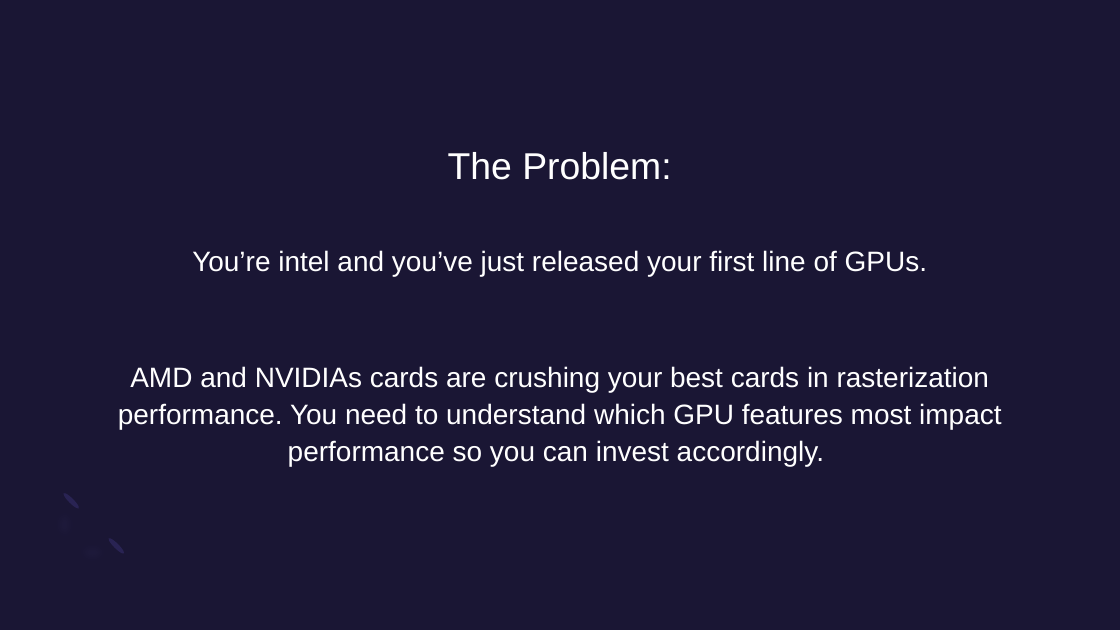
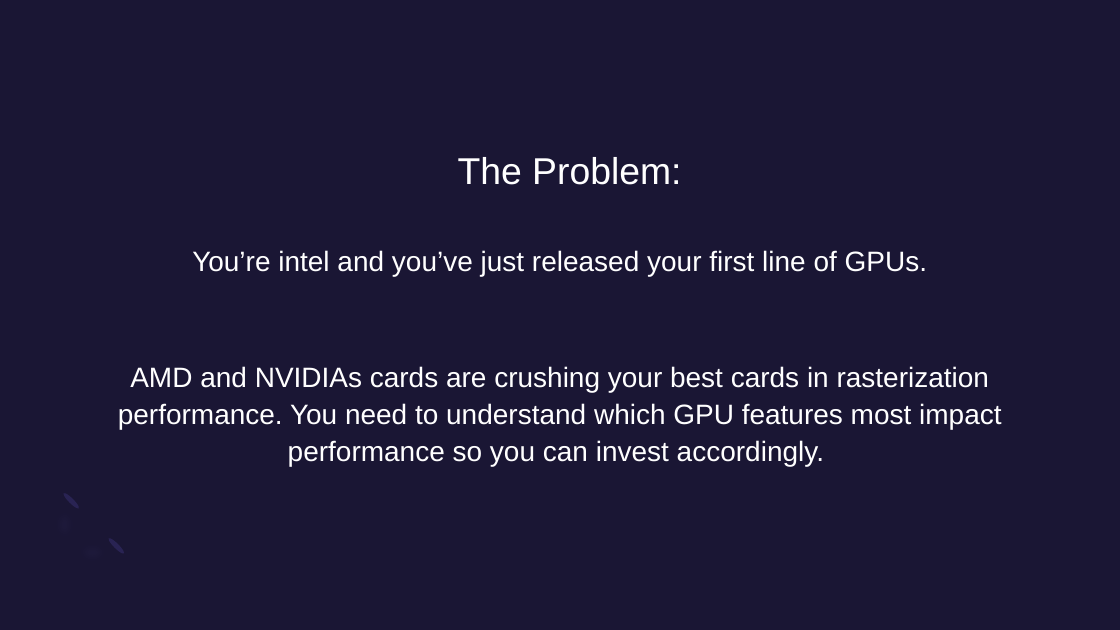
Before and after one commit to Brody-Hill/CapstoneTwo, a slide deck: slide 2 of Reports/Capstone Pres - Brody Hill.pptx. Drawn at 1120x630 pixels with LibreOffice and Linux fonts; fonts in the diff are those of the drawing. Boxes give left, top, right and bottom in pixels: in the first picture for what was removed or moved away, otherwise in the second. Text is boxed around its words. In the diff, an @@ line names an element or a change of style, - is before the commit and + after.

```diff
--- a/Reports/Capstone Pres - Brody Hill.pptx
+++ b/Reports/Capstone Pres - Brody Hill.pptx
@@ title "The Problem:": place and size @@
-title "The Problem:" at <box>448,152,671,180</box>
+title "The Problem:" at <box>458,157,681,185</box>
```
Also in this commit, not shown: 1 other slide changed.
